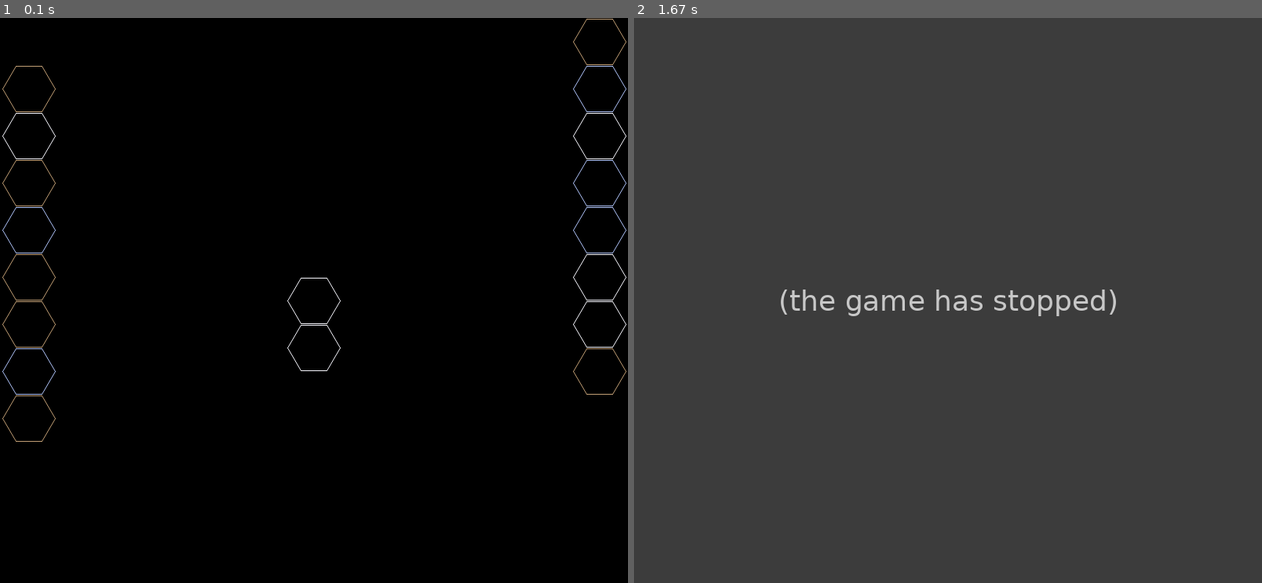
Above: before the commit, frames 1-2 (left to right).
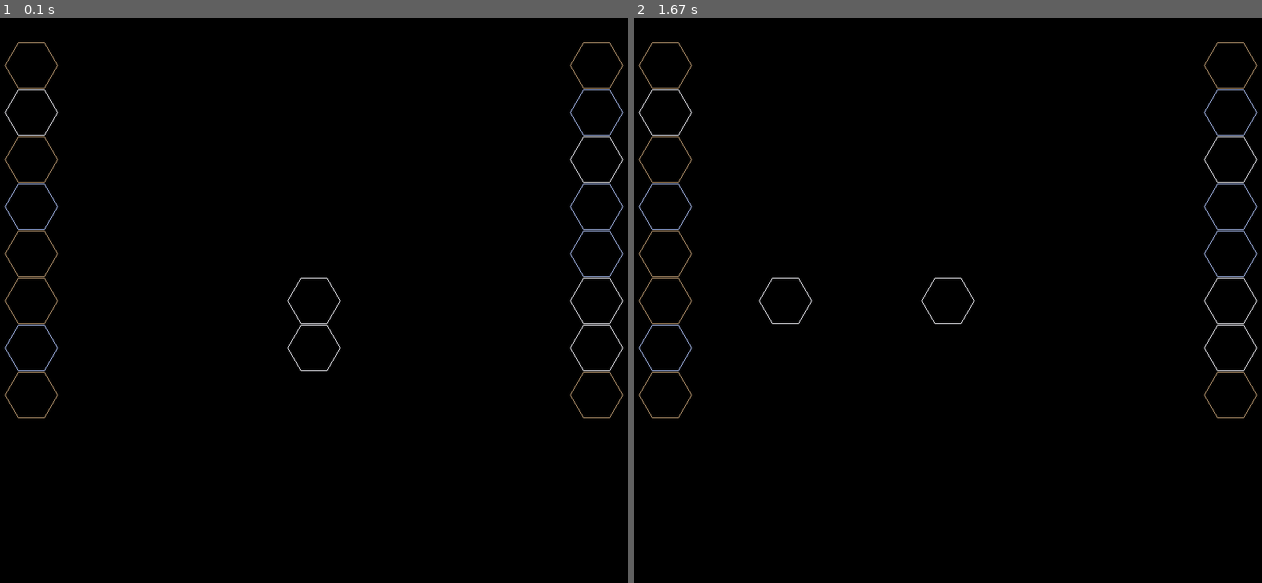
Above: after the commit, the same moments.

Repository: pavelchavdarov/pygameLoganStones
Game: pygame game, started from Controller.py
Two runs of this game, one before a commit and one after it. Both use one fixed random seed, a clock stepped at 60 frames per second and the inputs below.
Inputs (mouse positions are in pixels of both pictures, inside the frame that each line leads up to):
- Up to frame 1 (0.1 s): no input
- Up to frame 2 (1.67 s): press the mouse at (948, 340) at 0.37 s; move the mouse to (872, 323) at 0.47 s; release the mouse at (797, 306) at 0.6 s; press the mouse at (1205, 300) at 0.7 s; move the mouse to (1105, 368) at 0.8 s; release the mouse at (1004, 441) at 0.93 s; click (1186, 447) at 1.6 s

The runs differ from the first frame. In frame 1, 1.3% of the frame differs, in the area x 0-100%, y 0-75%; in frame 2, 100%, in the area x 0-100%, y 0-100%.
Error before the commit: TypeError: StoneAvatar.__init__() missing 1 required positional argument: 'move_provider' (B...; the game stopped at 0.37 s (later frames are placeholders)

Commit message:
выравнивание камней, перерхоод хода

Diff:
--- a/Controller.py
+++ b/Controller.py
@@ -3,12 +3,12 @@
 from math import *
 from Model import Model
 from Stone.Stone import StoneBuilder
-from Stone.Stone import StoneAvatar
 from Stone.Stone import StoneMoveProvider
 from resources import _STONE_COLOR
 from Pouch.PouchModel import PouchModel
 from Player.PlayerModel import PlayerDispatcher
 from Events.event_dict import MOUSE_EVENTS
+from Events.event_dict import CHANGE_TURN_EVENT
 from Groups.BoardGroup import BoardGroup
 
 
@@ -72,51 +72,6 @@
         self.Screen.fill((0, 0, 0), stone.get_rect())
         stone.move_to(pos["draw_pos"])
 
-    def _onMouseDown(self, mouse_pos):
-        buttons = pygame.mouse.get_pressed()
-        pos = self._calc_pos(mouse_pos)
-        if buttons[0]:
-            # если камня нет, то поставим
-            # if model.get_stone(pos["cell_pos"]) is None:
-                # self._put_stone(pos)
-                # pass
-            if model.get_stone(pos["cell_pos"]):
-                # иначе начинаем перетаскиваниекамня
-                if not self.drag:
-                    self.drag_pos = pos # self._calc_pos(pygame.mouse.get_pos())
-                    self.drag = True
-                    self.avatar = StoneAvatar(model.get_stone(self.drag_pos["cell_pos"]))
-        elif buttons[2]:
-            stone = model.get_stone(pos["cell_pos"])
-            if stone:
-                stone.flip()
-        self.board.update()
-        return self.board.draw(self.Screen)
-
-    def _onMouseUp(self, mouse_pos):
-        pos = self._calc_pos(mouse_pos)
-        if self.drag:
-            self.drag = False
-            # если камня нет, то переместим его
-            if self.model.get_stone(pos["cell_pos"]) is None:
-                drag_stone = self.model.get_stone(self.drag_pos["cell_pos"])
-                self._move_stone_to_pos(drag_stone, pos)
-                self.model.move_stone(self.drag_pos["cell_pos"], pos["cell_pos"])
-            # удаляем аватар
-            self.avatar.kill()
-            self.board.update()
-            return self.board.draw(self.Screen)
-
-    def _on_mouse_move(self, mouse_pos):
-        if self.drag:
-            pos = self._calc_pos(mouse_pos)
-            if self.model.get_stone(pos["cell_pos"]) is None:
-                self._move_stone_to_pos(self.avatar, pos)
-                return self.board.draw(self.Screen)
-            else:
-                self._move_stone_to_pos(self.avatar, self.drag_pos)
-                return self.board.draw(self.Screen)
-
     def start(self):
         self.pouch.shake()
         # раздача фишек
@@ -130,7 +85,8 @@
             self.pouch.shake()
             if self.pouch.get_value() > 1:
                 current_player = self.players.current_player
-                self._put_stone(self._calc_pos((x[i], y)), stone, current_player.batch)
+                self._put_stone({"draw_pos":(x[i], y)}, stone, current_player.batch)
+                print("x={} y={} stone = {}".format(x[i], y, stone))
                 if i:
                     y += 60
                 i = (i+1) % 2
@@ -156,10 +112,12 @@
                         self.board.process_event(event)
                     elif self.players.current_player.batch.is_clicked(event.pos):
                         self.players.current_player.batch.process_event(event)
+                elif event.type == CHANGE_TURN_EVENT:
+                    self.players.pass_turn()
                 #elif event.type == pygame.MOUSEBUTTONUP:
-                #    rect_list = self._onMouseUp(event.pos)
+                #    rect_list = self._on_mouse_up(event.pos)
                 #elif event.type == pygame.MOUSEBUTTONDOWN:
-                #    rect_list = self._onMouseDown(event.pos)
+                #    rect_list = self._on_mouse_down(event.pos)
                 #elif event.type == pygame.MOUSEMOTION:
                 #    rect_list = self._on_mouse_move(event.pos)
                 # pygame.display.update(rect_list)
--- a/Events/event_dict.py
+++ b/Events/event_dict.py
@@ -4,3 +4,5 @@
 
 BOARD_EVENT = pygame.USEREVENT + 1
 PLAYER_EVENT = pygame.USEREVENT + 2
+
+CHANGE_TURN_EVENT = pygame.USEREVENT + 2
--- a/Groups/BoardGroup.py
+++ b/Groups/BoardGroup.py
@@ -3,7 +3,8 @@
 from pygame import Rect
 from math import cos, sin, pi
 from Model import Model
-from Stone.Stone import StoneAvatar
+
+from Events.event_dict import CHANGE_TURN_EVENT
 
 cos_pi_6 = cos(pi / 6)
 sin_pi_6 = sin(pi / 6)
@@ -18,9 +19,9 @@
         self.cell_radius = cell_radius
         self.model = Model()
         self.Screen = pygame.display.get_surface()
-        self.drag = False  # признак собятия перетаскивания (Drag-and-Drop)
+        self.drag = False  # признак события перетаскивания (Drag-and-Drop)
         self.drag_pos = None  # позиция начала перетаскивания
-        self.avatar = None
+        self.drag_stone = None
 
     def _calc_pos(self, mouse_pos):
         # расстояние до точки клика по hex-осям X и Y
@@ -42,7 +43,7 @@
         self.Screen.fill((0, 0, 0), stone.rect)
         stone.move_to(pos["draw_pos"])
 
-    def _onMouseDown(self, mouse_pos):
+    def _on_mouse_down(self, mouse_pos):
         buttons = pygame.mouse.get_pressed()
         pos = self._calc_pos(mouse_pos)
         stone = self.model.get_stone(pos["cell_pos"])
@@ -52,36 +53,36 @@
                 if not self.drag:
                     self.drag_pos = pos # self._calc_pos(pygame.mouse.get_pos())
                     self.drag = True
-                    self.avatar = StoneAvatar(self.model.get_stone(self.drag_pos["cell_pos"]))
+                    self.drag_stone = stone
         elif buttons[2]:
             if stone:
                 stone.flip()
         self.update()
         return self.draw(self.Screen)
 
-    def _onMouseUp(self, mouse_pos):
+    def _on_mouse_up(self, mouse_pos):
         pos = self._calc_pos(mouse_pos)
         if self.drag:
             self.drag = False
             # если камня нет, то переместим его
             if self.model.get_stone(pos["cell_pos"]) is None:
-                drag_stone = self.avatar.origin_stone
-                self._move_stone_to_pos(drag_stone, pos)
                 self.model.move_stone(self.drag_pos["cell_pos"], pos["cell_pos"])
-            # удаляем аватар
-            self.avatar.kill()
             self.update()
+            event = pygame.event.Event(CHANGE_TURN_EVENT)
+            pygame.event.post(event)
             return self.draw(self.Screen)
 
     def _on_mouse_move(self, mouse_pos):
         if self.drag:
             pos = self._calc_pos(mouse_pos)
-            if self.model.get_stone(pos["cell_pos"]) is None:
-                self._move_stone_to_pos(self.avatar, pos)
+            stone = self.model.get_stone(pos["cell_pos"])
+            if stone is None or stone == self.drag_stone:
+                self._move_stone_to_pos(self.drag_stone, pos)
                 return self.draw(self.Screen)
             else:
-                self._move_stone_to_pos(self.avatar, self.drag_pos)
-                return self.draw(self.Screen)
+                pass
+                #self._move_stone_to_pos(self.avatar, self.drag_pos)
+                #return self.draw(self.Screen)
 
     def is_clicked(self, pos):
         return self.area.collidepoint(pos[0], pos[1])
@@ -93,30 +94,27 @@
     def add(self, *sprites):
         super().add(*sprites)
         for spr in sprites:
-            if not isinstance(spr, StoneAvatar):
-                pos = self._calc_pos(spr.Center)
-                self.model.put_stone(pos["cell_pos"], spr)
+            pos = self._calc_pos(spr.Center)
+            self.model.put_stone(pos["cell_pos"], spr)
 
     def add_internal(self, sprite):
         super().add_internal(sprite)
-        if not isinstance(sprite, StoneAvatar):
-            pos = self._calc_pos(sprite.Center)
-            self.model.put_stone(pos["cell_pos"], sprite)
+        pos = self._calc_pos(sprite.Center)
+        self.model.put_stone(pos["cell_pos"], sprite)
 
     def remove_internal(self, sprite):
         super().remove_internal(sprite)
-        if not isinstance(sprite, StoneAvatar):
-            pos = self._calc_pos(sprite.Center)
-            self.model.remove_stone(pos["cell_pos"])
+        pos = self._calc_pos(sprite.Center)
+        self.model.remove_stone(pos["cell_pos"])
 
     def process_event(self, event):
         # print('BoardGroup: ' + str(event.type))
         rect_list = []
         if event.type == pygame.MOUSEBUTTONUP:
-            rect_list = self._onMouseUp(event.pos)
+            rect_list = self._on_mouse_up(event.pos)
 
         elif event.type == pygame.MOUSEBUTTONDOWN:
-            rect_list = self._onMouseDown(event.pos)
+            rect_list = self._on_mouse_down(event.pos)
 
         elif event.type == pygame.MOUSEMOTION:
             rect_list = self._on_mouse_move(event.pos)
--- a/Groups/PlayerGroup.py
+++ b/Groups/PlayerGroup.py
@@ -1,5 +1,7 @@
 from pygame.sprite import RenderUpdates, LayeredUpdates
 from pygame import Rect
+import pygame
+
 from math import cos, sin, pi
 
 
@@ -17,5 +19,26 @@
         return self.area.collidepoint(pos[0], pos[1])
 
     def process_event(self, event):
-        # print('PlayerGroup: ' + str(event.type))
+        rect_list = []
+        if event.type == pygame.MOUSEBUTTONUP:
+            rect_list = self._on_mouse_up(event.pos)
+
+        elif event.type == pygame.MOUSEBUTTONDOWN:
+            rect_list = self._on_mouse_down(event.pos)
+
+        elif event.type == pygame.MOUSEMOTION:
+            rect_list = self._on_mouse_move(event.pos)
+
+        pygame.display.update(rect_list)
+
+    def _on_mouse_down(self, mouse_pos):
+        buttons = pygame.mouse.get_pressed()
+        stone = self.collide_pos(mouse_pos)
+        if stone:
+            print("x={}, y={}, stone={}".format(stone.Center[0], stone.Center[1], stone))
+
+    def _on_mouse_move(self, mouse_pos):
         pass
+
+    def _on_mouse_up(self, mouse_pos):
+        pass
--- a/Stone/Stone.py
+++ b/Stone/Stone.py
@@ -57,8 +57,6 @@
                  stone_model: StoneModel =None, move_provider: MoveProvider =None):
 
         super().__init__()
-        if not (radius and position and isinstance(group, Group) and stone_model):
-            return
 
         self.Center = position
         group.add(self)
@@ -74,8 +72,6 @@
                          (self.image.get_width(), self.image.get_height()))
         self.move_provider = move_provider
 
-
-
     def update(self, *args):
         self.image = self.image_sides[self.stone_model.get_side()]
 
@@ -87,49 +83,9 @@
         vec_pos = Vector2(pos)
         return round(vec_pos.distance_to(vec_centr)) < self.radius
 
-    #def mark(self):
-    #    self.is_marked = not self.is_marked
-
-    # def __draw_marker(self):
-    #    if self.is_marked:
-    #        pos = (self.radius / cos(pi / 6), self.radius)
-    #        lines = [(cos(i / 6 * pi2) * self.radius / cos(pi / 6) + pos[0],
-    #                  sin(i / 6 * pi2) * self.radius / cos(pi / 6) + pos[1])
-    #                for i in range(0, 6)]
-    #        color = (255, 255, 50)
-    #       pygame.draw.polygon(self.image, color, lines, 2)
-
     def move_to(self, position):
         if self.move_provider:
             self.move_provider.move_to(self, position)
 
-        #self.rect = Rect((round(position[0] - self.Radius), round(position[1] - self.radius)),
-        #                 (self.image.get_width(), self.image.get_height()))
-        #self.Center = position
-
     def get_rect(self):
         return self.rect
-
-    #def create_avatar(self):
-    #    avatar = deepcopy(self)
-    #    avatar.image.set_alpha(150)
-    #    avatar.origin_stone = self
-
-
-class StoneAvatar(Sprite):
-
-    def __init__(self, stone, move_provider):
-        super().__init__()
-        self.Center = stone.Center
-        stone.groups()[0].add(self)
-        self.radius = stone.radius
-        self.Radius = stone.Radius
-        self.image = stone.image.copy()
-        self.image.set_alpha(150)
-        self.rect = stone.rect.copy()
-        self.origin_stone = stone
-        self.move_provider = move_provider
-
-    def move_to(self, position):
-        if self.move_provider:
-            self.move_provider.move_to(self, position)
--- a/resources.py
+++ b/resources.py
@@ -46,7 +46,7 @@
             for side in _STONE_COLOR:
                 self.__sides_dict[side] = image.copy()
                 self.__sides_dict[side].set_colorkey((0, 0, 0))
-                draw.aalines(self.__sides_dict[side], _STONE_COLOR[side], True, lines)
+                draw.lines(self.__sides_dict[side], _STONE_COLOR[side], True, lines)
 
         def get_entity(self, side_name):
             if side_name in self.__sides_dict:
